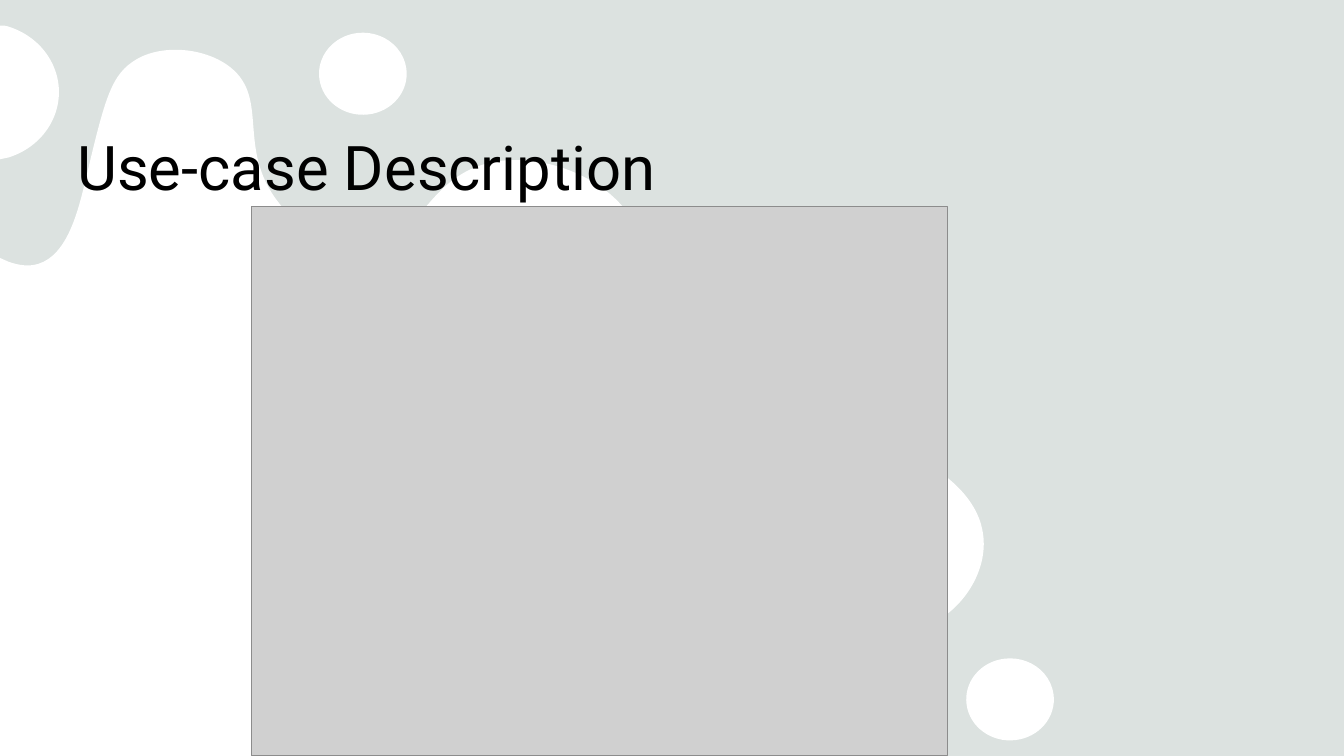
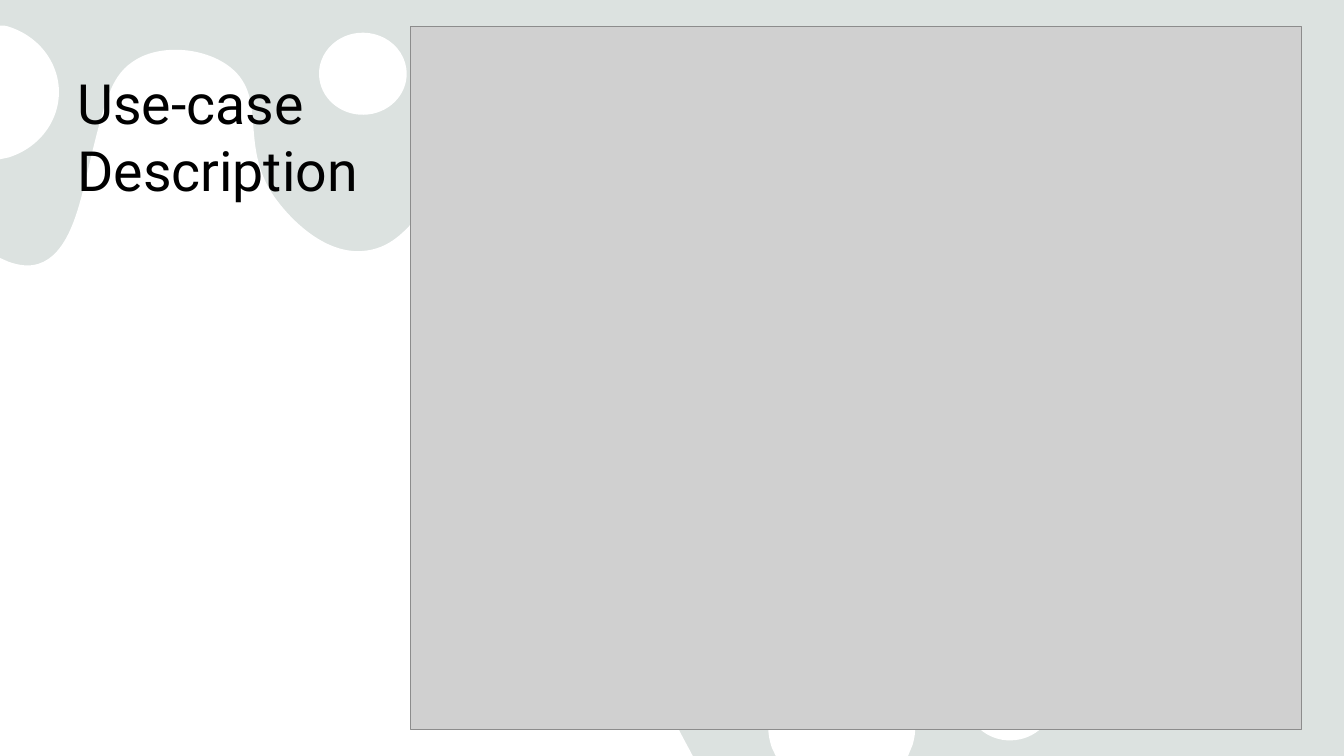
Before and after one commit to Harikrishna-GVSU/GVSU-CIS641-Lakers, a slide deck: slide 5 of docs/Midterm-Presentations/Library Management System_MidTerm_Presentation.pptx. Drawn at 1344x756 pixels with LibreOffice and Linux fonts; fonts in the diff are those of the drawing; grey boxes stand for pictures. Boxes give left, top, right and bottom in pixels: in the first picture for what was removed or moved away, otherwise in the second. Text is boxed around its words. In the diff, an @@ line names an element or a change of style, - is before the commit and + after.

Commit message:
Modified PPT and PDF and deleted unwanted images

```diff
--- a/docs/Midterm-Presentations/Library Management System_MidTerm_Presentation.pptx
+++ b/docs/Midterm-Presentations/Library Management System_MidTerm_Presentation.pptx
@@ picture: place and size @@
-picture at (251,207,948,756)
+picture at (410,26,1302,729)
@@ title "Use-case Description" at (77,84,357,202): size 44 to 39.6 pt @@
```
Also in this commit, not shown: 2 other slides changed, 4 other files.
